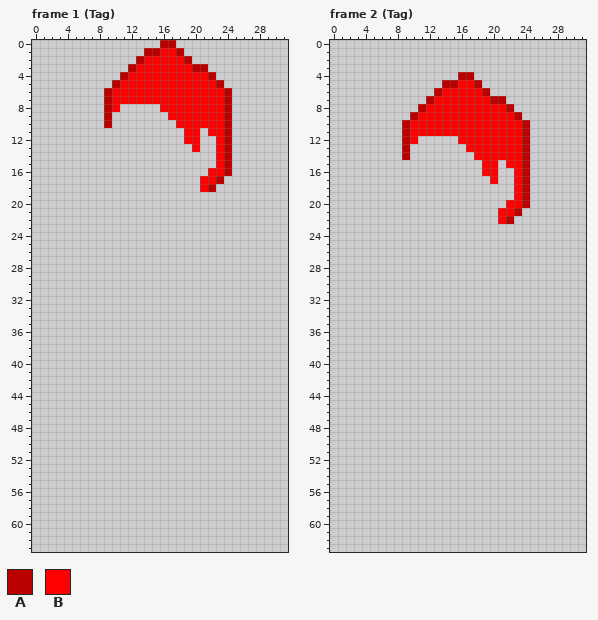
One commit to this pixel-art file: Assets/Resources/Clothes/Hair Left.aseprite. Above, as it was before the edit.
32x64 pixels, 12 frames. Colours within 5 levels of each other are drawn and written as one. Shown: frame 1 (Tag), frame 2 (Tag). The commit also changed other frames, which this record leaves out.
Palette (. is transparent): A #bb0000  B #ff0000
Pixels before, frame 1 (Tag), first column x 9:
 0 .......AA.......
 1 .....AABBA......
 2 ....ABBBBBA.....
 3 ...ABBBBBBBAA...
 4 ..ABBBBBBBBBBA..
 5 .ABBBBBBBBBBBBA.
 6 ABBBBBBBBBBBBBBA
 7 ABBBBBBBBBBBBBBA
 8 AB.....BBBBBBBBA
 9 A.......BBBBBBBA
10 A........BBBBBBA
11 ..........BB.BBA
12 ..........BB..BA
13 ...........B..BA
14 ..............BA
15 ..............BA
16 .............BBA
17 ............BBA.
18 ............BA..
Pixels before, frame 2 (Tag), first column x 9:
 4 .......AA.......
 5 .....AABBA......
 6 ....ABBBBBA.....
 7 ...ABBBBBBBAA...
 8 ..ABBBBBBBBBBA..
 9 .ABBBBBBBBBBBBA.
10 ABBBBBBBBBBBBBBA
11 ABBBBBBBBBBBBBBA
12 AB.....BBBBBBBBA
13 A.......BBBBBBBA
14 A........BBBBBBA
15 ..........BB.BBA
16 ..........BB..BA
17 ...........B..BA
18 ..............BA
19 ..............BA
20 .............BBA
21 ............BBA.
22 ............BA..
Now the later version:
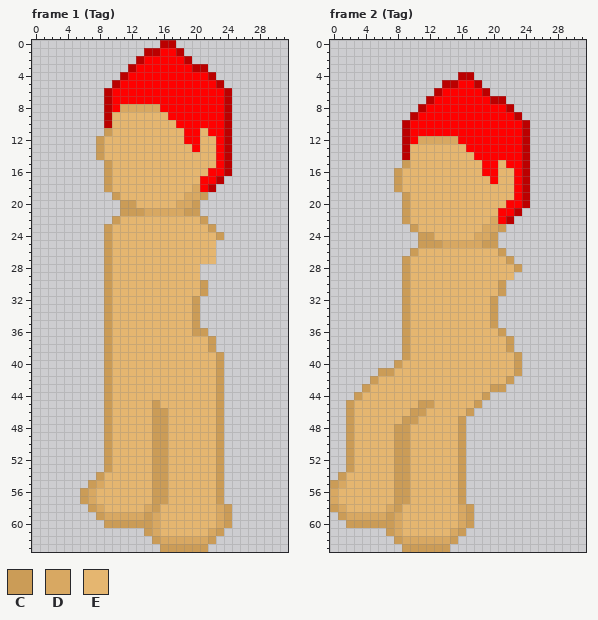
Colours new in this view: C #cb9c57  D #d8a862  E #e5b670
From old to new:
layer "Layer 1" now shown
Frame 1 (Tag), layer "Layer 1":
y 8: x 11..15 ..... -> DDDDD
y 9: x 10..16 ....... -> EEEEEEE
y 10: x 10..17 ........ -> EEEEEEEE
y 11: x 9..18 .......... -> CEEEEEEEEE; x 21 . -> E
y 12: x 8..18 ........... -> CEEEEEEEEEE; x 21..22 .. -> EE
y 13: x 8..19 ............ -> CEEEEEEEEEEE; x 21..22 .. -> EE
y 14: x 8..22 ............... -> CEEEEEEEEEEEEEE
y 15: x 9..22 .............. -> CEEEEEEEEEEEEE
y 16: x 9..21 ............. -> CEEEEEEEEEEEE
y 17: x 9..20 ............ -> CEEEEEEEEEEE
y 18: x 9..20 ............ -> CEEEEEEEEEED
y 19: x 10..21 ............ -> CEEEEEEEEDDC
y 20: x 11..20 .......... -> CCEEEEEDDC
y 21: x 11..20 .......... -> CCCDDDDDCC
y 22: x 10..21 ............ -> CEEEEEEEEEEC
y 23: x 9..22 .............. -> CEEEEEEEEEEEEC
y 24: x 9..23 ............... -> CEEEEEEEEEEEEEC
y 25..27: x 9..22 .............. -> CEEEEEEEEEEEEE
y 28..29: x 9..20 ............ -> CEEEEEEEEEEE
y 30..31: x 9..21 ............. -> CEEEEEEEEEEEC
y 32..35: x 9..20 ............ -> CEEEEEEEEEEC
y 36: x 9..21 ............. -> CEEEEEEEEEECC
y 37..38: x 9..22 .............. -> CEEEEEEEEEEEEC
y 39..44: x 9..23 ............... -> CEEEEEEEEEEEEEC
y 45: x 9..23 ............... -> CEEEEECEEEEEEEC
y 46..53: x 9..23 ............... -> CEEEEECCEEEEEEC
y 54: x 8..23 ................ -> CEEEEEECCEEEEEEC
y 55: x 7..23 ................. -> CDEEEEEECCEEEEEEC
y 56..57: x 6..23 .................. -> CDEEEEEEECCEEEEEEC
y 58: x 7..24 .................. -> CDEEEEEDCEEEEEEEDC
y 59: x 8..24 ................. -> CDDDDDCDEEEEEEEDC
y 60: x 9..24 ................ -> CCCCCCDEEEEEEEDC
y 61: x 14..23 .......... -> CDEEEEEEDC
y 62: x 15..22 ........ -> CDDDDDDC
y 63: x 16..21 ...... -> CCCCCC
Frame 2 (Tag), layer "Layer 1":
y 12: x 11..15 ..... -> DDDDD
y 13: x 10..16 ....... -> EEEEEEE
y 14: x 10..17 ........ -> EEEEEEEE
y 15: x 9..18 .......... -> CEEEEEEEEE; x 21 . -> E
y 16: x 8..18 ........... -> CEEEEEEEEEE; x 21..22 .. -> EE
y 17: x 8..19 ............ -> CEEEEEEEEEEE; x 21..22 .. -> EE
y 18: x 8..22 ............... -> CEEEEEEEEEEEEEE
y 19: x 9..22 .............. -> CEEEEEEEEEEEEE
y 20: x 9..21 ............. -> CEEEEEEEEEEEE
y 21: x 9..20 ............ -> CEEEEEEEEEEE
y 22: x 9..20 ............ -> CEEEEEEEEEED
y 23: x 10..21 ............ -> CEEEEEEEEDDC
y 24: x 11..20 .......... -> CCEEEEEDDC
y 25: x 11..20 .......... -> CCCDDDDDCC
y 26: x 10..21 ............ -> CEEEEEEEEEEC
y 27: x 9..22 .............. -> CEEEEEEEEEEEEC
y 28: x 9..23 ............... -> CEEEEEEEEEEEEEC
y 29: x 9..22 .............. -> CEEEEEEEEEEEEE
y 30..31: x 9..21 ............. -> CEEEEEEEEEEEC
y 32..35: x 9..20 ............ -> CEEEEEEEEEEC
y 36: x 9..21 ............. -> CEEEEEEEEEEEC
y 37..38: x 9..22 .............. -> CEEEEEEEEEEEEC
y 39: x 9..23 ............... -> CEEEEEEEEEEEEEC
y 40: x 8..23 ................ -> CEEEEEEEEEEEEEEC
y 41: x 6..23 .................. -> CCEEEEEEEEEEEEEEEC
y 42: x 5..22 .................. -> CEEEEEEEEEEEEEEEEC
y 43: x 4..21 .................. -> CEEEEEEEEEEEEEEECC
y 44: x 3..19 ................. -> CEEEEEEEEEEEEEEEC
y 45: x 2..18 ................. -> CEEEEEEEECCEEEEEC
y 46: x 2..17 ................ -> CEEEEEEECCEEEEEC
y 47: x 2..16 ............... -> CEEEEEECCEEEEEC
y 48..53: x 2..16 ............... -> CEEEEECCEEEEEEC
y 54: x 1..16 ................ -> CEEEEEECCEEEEEEC
y 55: x 0..16 ................. -> CDEEEEEECCEEEEEEC
y 56..57: x 0..16 ................. -> DEEEEEEECCEEEEEEC
y 58: x 0..17 .................. -> CDEEEEEDCEEEEEEEDC
y 59: x 1..17 ................. -> CDDDDDCDEEEEEEEDC
y 60: x 2..17 ................ -> CCCCCCDEEEEEEEDC
y 61: x 7..16 .......... -> CDEEEEEEDC
y 62: x 8..15 ........ -> CDDDDDDC
y 63: x 9..14 ...... -> CCCCCC
Boxes around the changes in both pictures, in picture pixels (x1, y1, x2, y2):
added: (80, 104, 232, 552)
added: (330, 136, 522, 552)
